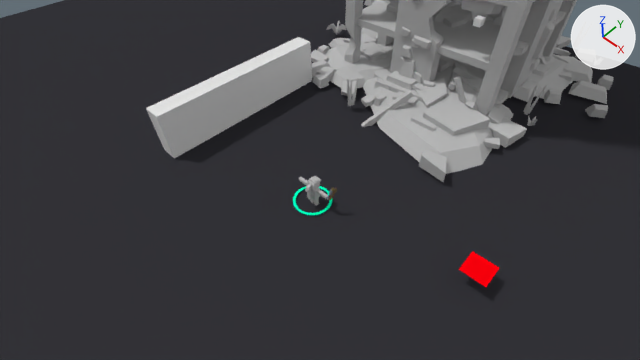
Before and after pictures for a commit that changed the Blender file main.blend.
Camera for both pictures: the file's camera 'Camera'. Lighting does not change. The marker at upper right points along +X, +Y and +Z.

Objects in the first picture: 'Cube.001', 'Ground', 'Mouse_position', 'SA_Bld_Building_Damaged_03', 'SA_Bld_Building_Plants_03', 'blasterM'.
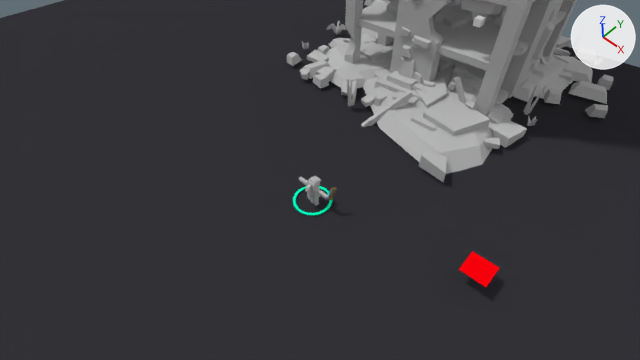
Boxes (x1, y1, x2, y2) around the edits, measured in the pictures (640 x 360 px):
'Cube.001', deleted: before (146, 37, 312, 159)
'blasterM', turned: before (326, 188, 337, 200); after (326, 187, 337, 200)

The change, as a diff of the scene's bpy script:
```diff
--- a/main.blend.py
+++ b/main.blend.py
@@ ob_cube_001 @@
-ob_cube_001 = bpy.data.objects.new('Cube.001', me_cube_006)
-ob_cube_001.location = (-14.98, 4.36, 2.61)
-ob_cube_001.rotation_euler = (0.0, 0.0, 1.571)  # degrees (0, 0, 90)
-ob_cube_001.scale = (9.74, 1.0, 2.52)
@@ ob_blasterm @@
 ob_blasterm.location = (2.05, 0.22, 2.3)
-ob_blasterm.rotation_euler = (0.386, 3.067, -0.415)  # degrees (22, 176, -24)
+ob_blasterm.rotation_euler = (0.391, 2.969, -0.375)  # degrees (22, 170, -21)
 ob_blasterm.scale = (1.85, 1.85, 1.85)
```
